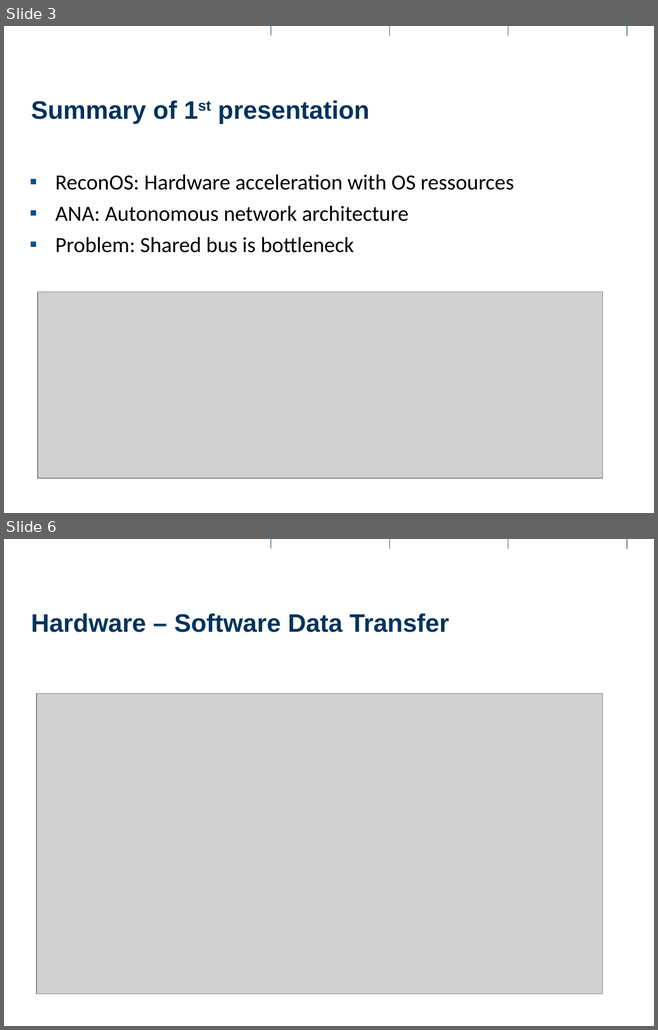
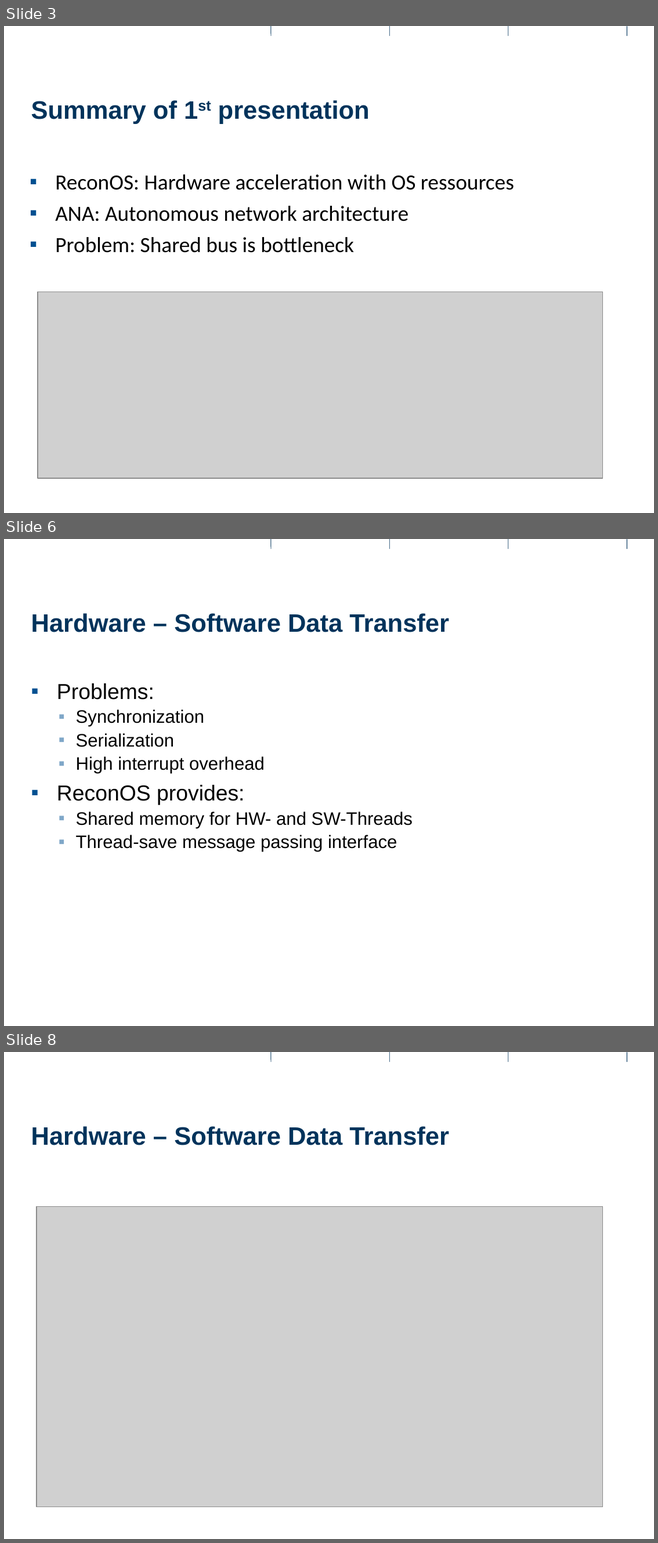
Before and after one commit to rihuber/ma, a slide deck: documents/presentations/intermediate2/intermediate2.odp. Shown one above the other, each under a label of ours: slides 3 and 6 before the commit, slides 3, 6 and 8 after it; the slides between them are not shown. The pictures are 658x1030 and 658x1543 pixels, drawn with LibreOffice and Linux fonts; fonts in the diff are those of the drawing; grey boxes stand for pictures; background and template pictures are left out. Boxes give left, top, right and bottom in pixels: in the first picture for what was removed or moved away, otherwise in the second. Text is boxed around its words. In the diff, an @@ line names an element or a change of style, - is before the commit and + after.

```diff
--- a/documents/presentations/intermediate2/intermediate2.odp
+++ b/documents/presentations/intermediate2/intermediate2.odp
@@ slide 6 added at (4, 539, 654, 1026), background #FFFFFF; not listed: 6 template elements that a slide beside it also shows @@
@@ title added at (31, 613, 449, 632), 28 pt, text #00335B, bold @@
+Hardware – Software Data Transfer
@@ text added at (57, 683, 412, 852), 20 pt, text #000000 @@
+▪ Problems:
+  ▪ Synchronization
+  ▪ Serialization
+  ▪ High interrupt overhead
+▪ ReconOS provides:
+  ▪ Shared memory for HW- and SW-Threads
+  ▪ Thread-save message passing interface
@@ page number added at (516, 1011, 632, 1026), 8 pt, text #FFFFFF @@
+6
@@ what was slide 6 is now slide 8 @@
```
Also in this commit, not shown: 7 slides changed, 2 other slides added, 1 slide removed, 37 other files.
